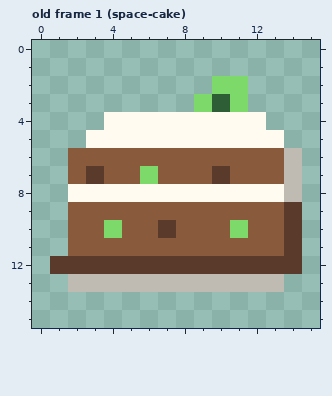
One commit to this pixel-art file: art/items.aseprite. The first picture shows the starting point.
16x16 pixels, 1 frame. Shown: old frame 1 (space-cake). The commit also changed other frames, which this record leaves out.
The same view after the edit:
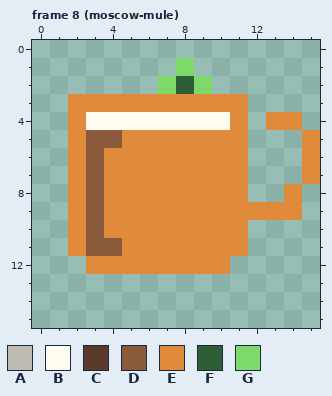
Palette (. is transparent): A #bfbbb2  B #fffbf0  C #5a3a2a  D #8a5a3c  E #e08a3c  F #2e5e36  G #7ed96b
A new or re-ordered frame is compared with the old frame closest to it.
Change:
frames 1 -> 11
Changed rows in their new state; - is an unchanged pixel.
Frame 8 (moscow-mule) is new; against old frame 1 (space-cake):
first column x 1:
 1 -------G-------
 2 ------GFG..----
 3 -EEEEEEEEEE----
 4 -EB-------E.EE-
 5 -EDDEEEEEEE..-E
 6 -E-EEEEEEEE...E
 7 -EDEEEEEEEE...E
 8 -EDEEEEEEEE..E-
 9 -E-EEEEEEEEEEE-
10 -E-EEEEEEEE...-
11 -E--EEEEEEE...-
12 ..EEEEEEEE....-
13 -............--
